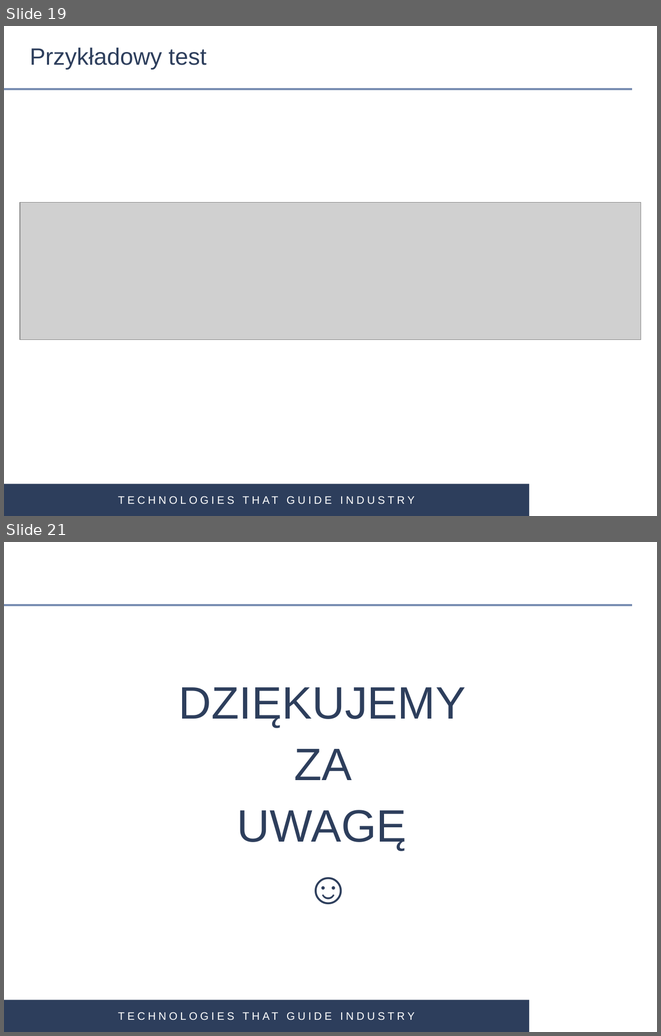
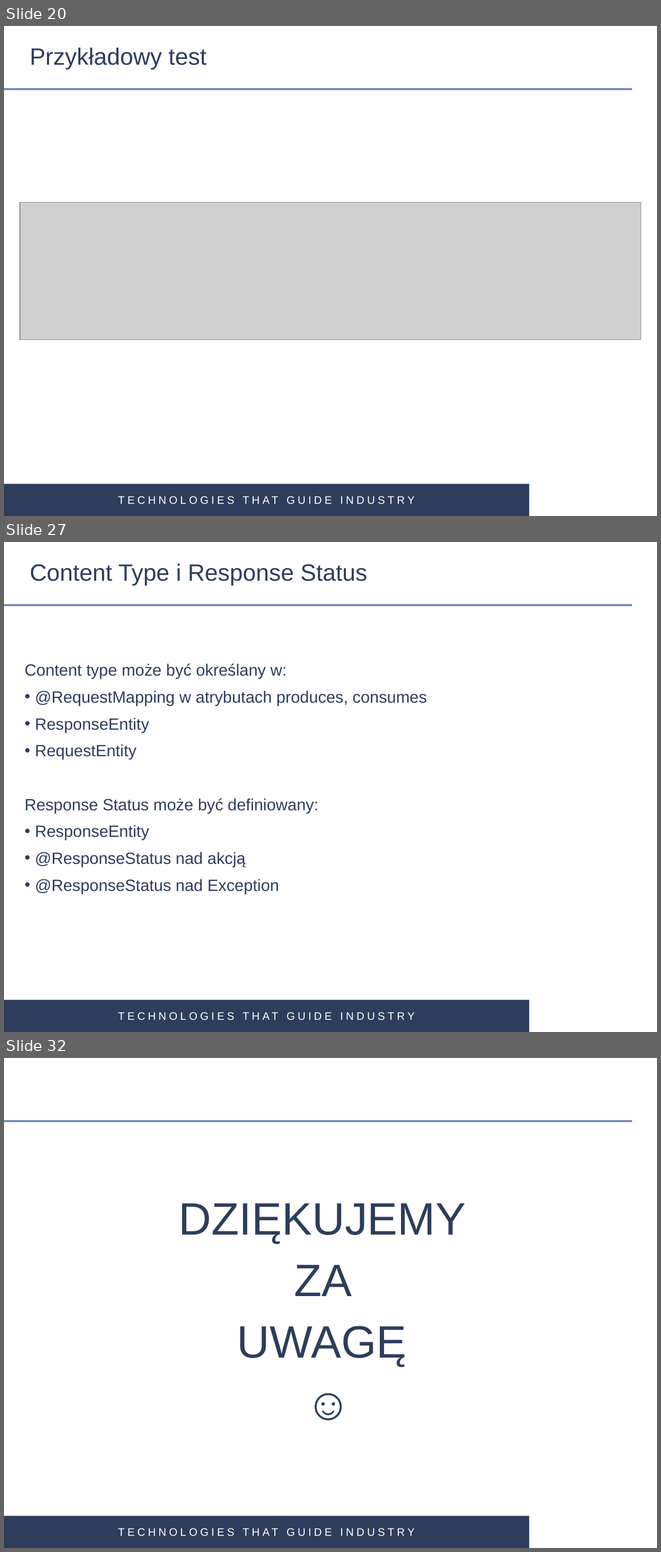
Before and after one commit to gardian91/SPRING_MVC-PSK, a slide deck: Spring MVC.pptx. Shown one above the other, each under a label of ours: slides 19 and 21 before the commit, slides 20, 27 and 32 after it; the slides between them are not shown. The pictures are 661x1036 and 661x1552 pixels, drawn with LibreOffice and Linux fonts; fonts in the diff are those of the drawing; grey boxes stand for pictures; background and template pictures are left out. Boxes give left, top, right and bottom in pixels: in the first picture for what was removed or moved away, otherwise in the second. Text is boxed around its words. In the diff, an @@ line names an element or a change of style, - is before the commit and + after.

```diff
--- a/Spring MVC.pptx
+++ b/Spring MVC.pptx
@@ slide 27 added at <box>4,542,657,1032</box>, background #FFFFFF; not listed: 3 template elements that a slide beside it also shows @@
@@ title added at <box>30,563,367,585</box>, 26 pt, text #2D3E5C @@
+Content Type i Response Status
@@ text added at <box>25,663,427,893</box>, 18 pt, text #2D3E5C @@
+Content type może być określany w:
+• @RequestMapping w atrybutach produces, consumes
+• ResponseEntity
+• RequestEntity
+Response Status może być definiowany:
+• ResponseEntity
+• @ResponseStatus nad akcją
+• @ResponseStatus nad Exception
@@ what was slide 19 is now slide 20 @@
@@ what was slide 21 is now slide 32 @@
```
Also in this commit, not shown: 5 slides changed, 11 other slides added, 1 slide removed, 12 other files.
